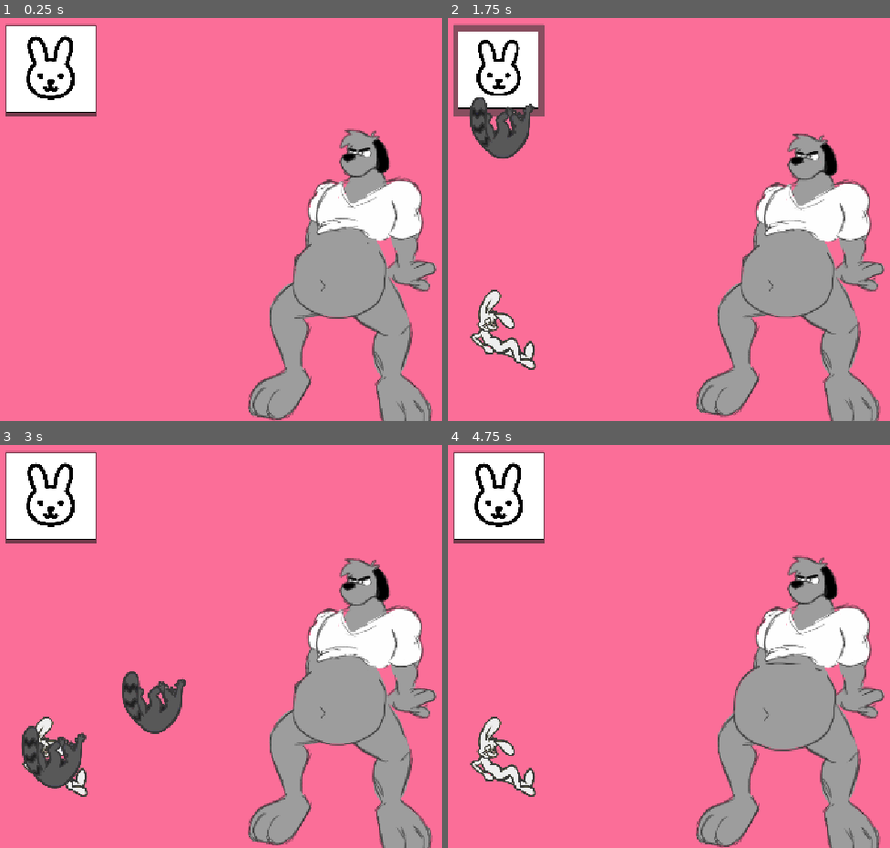
Above: before the commit, frames 1-4 (two rows, left to right).
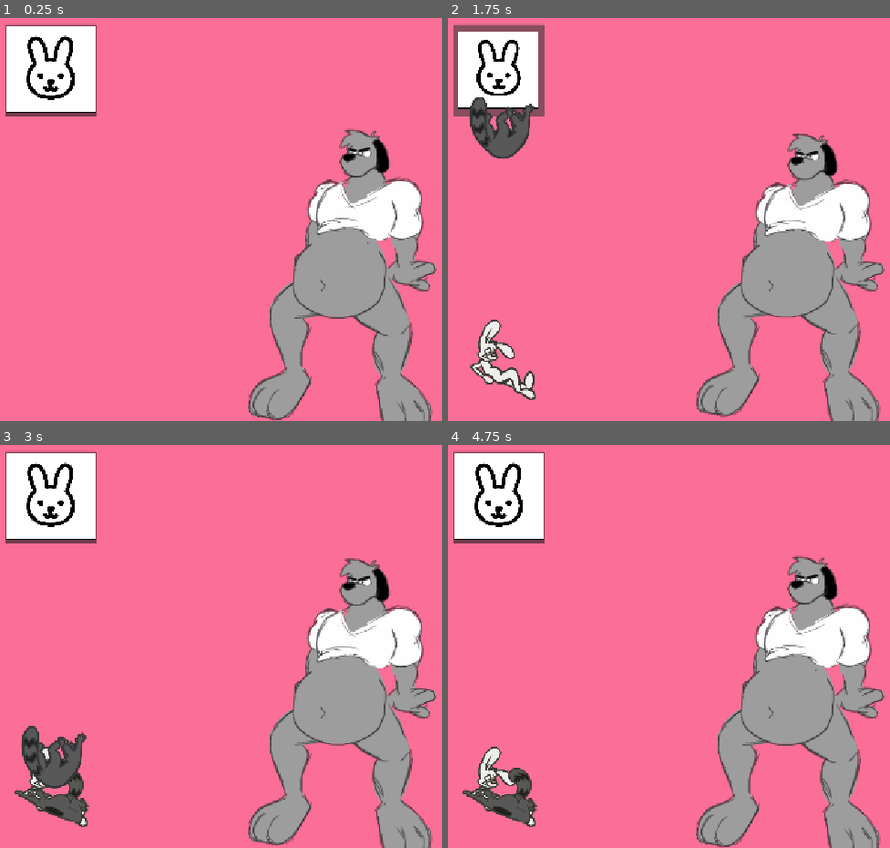
Above: after the commit, the same moments.

Repository: HellsStudios/character_feeder
Game: Godot game, scene res://scenes/main.tscn
Two runs of this game, one before a commit and one after it. Both use one fixed random seed, a clock stepped at 60 frames per second and the inputs below.
Inputs (mouse positions are in pixels of both pictures, inside the frame that each line leads up to):
- Up to frame 1 (0.25 s): no input
- Up to frame 2 (1.75 s): click (496, 70) at 0.5 s; click (496, 70) at 1.25 s
- Up to frame 3 (3 s): click (48, 497) at 2 s; drag from (57, 755) to (358, 602) at 2.77 s
- Up to frame 4 (4.75 s): drag from (505, 755) to (806, 602) at 3.52 s; move the mouse to (881, 553) at 4.27 s; click (881, 553) at 4.42 s

The runs differ from the first frame. In frame 2, 1.9% of the frame differs, in the area x 4-21%, y 67-95%; in frame 3, 2.8%; in frame 4, 2.9%, in the area x 3-88%, y 53-95%.

Commit message:
Frames for swallowing animation on spritesheet

Diff:
--- a/scenes/edible.tscn
+++ b/scenes/edible.tscn
@@ -4,11 +4,11 @@
 [ext_resource type="Script" uid="uid://broelvwtw4q03" path="res://scenes/edible.gd" id="1_ycm2a"]
 [ext_resource type="PackedScene" uid="uid://dp1ck8qb8jav7" path="res://scenes/edible_frame_controller.tscn" id="3_2kcqm"]
 
-[sub_resource type="CircleShape2D" id="CircleShape2D_nxlau"]
-radius = 87.20665
+[sub_resource type="RectangleShape2D" id="RectangleShape2D_yleod"]
+size = Vector2(79, 75)
 
 [sub_resource type="CircleShape2D" id="CircleShape2D_7d04f"]
-radius = 62.072536
+radius = 51.0392
 
 [node name="Edible" type="RigidBody2D" unique_id=739754446]
 collision_layer = 8
@@ -22,7 +22,8 @@
 vframes = 5
 
 [node name="CollisionShape2D" type="CollisionShape2D" parent="." unique_id=1703573828]
-shape = SubResource("CircleShape2D_nxlau")
+position = Vector2(-2.5, 2.5)
+shape = SubResource("RectangleShape2D_yleod")
 
 [node name="EatenHurtbox" type="Area2D" parent="." unique_id=564095238]
 collision_layer = 4
--- a/scenes/predator.tscn
+++ b/scenes/predator.tscn
@@ -11,7 +11,7 @@
 shader_parameter/outline_size = 2.0000000298024
 
 [sub_resource type="CircleShape2D" id="CircleShape2D_nxlau"]
-radius = 66.27216
+radius = 26.172504
 
 [sub_resource type="Animation" id="Animation_gymde"]
 resource_name = "idle"
@@ -74,10 +74,10 @@
 tracks/0/interp = 1
 tracks/0/loop_wrap = true
 tracks/0/keys = {
-"times": PackedFloat32Array(0),
-"transitions": PackedFloat32Array(1),
-"update": 1,
-"values": [0]
+"times": PackedFloat32Array(0, 0.4, 0.8),
+"transitions": PackedFloat32Array(1, 1, 1),
+"update": 1,
+"values": [2, 3, 0]
 }
 tracks/1/type = "value"
 tracks/1/imported = false
@@ -199,7 +199,7 @@
 [node name="Sprite2D" type="Sprite2D" parent="Visuals" unique_id=1909342321]
 texture = ExtResource("2_wacsr")
 hframes = 2
-vframes = 2
+vframes = 3
 
 [node name="Belly" type="Node2D" parent="Visuals" unique_id=1700222651]
 position = Vector2(12, -33)
@@ -212,8 +212,8 @@
 position = Vector2(-11, 35)
 texture = ExtResource("2_wacsr")
 hframes = 2
-vframes = 2
-frame = 2
+vframes = 3
+frame = 4
 
 [node name="EatenHitbox" type="Area2D" parent="." unique_id=1367846050]
 position = Vector2(-59, -129)
@@ -221,7 +221,7 @@
 collision_mask = 0
 
 [node name="CollisionShape2D" type="CollisionShape2D" parent="EatenHitbox" unique_id=1703987453]
-position = Vector2(53, -51)
+position = Vector2(54, -68)
 shape = SubResource("CircleShape2D_nxlau")
 debug_color = Color(0.7176471, 0.42745098, 0.5882353, 0.41960785)
 
Binary file changed: assets/pred.png
